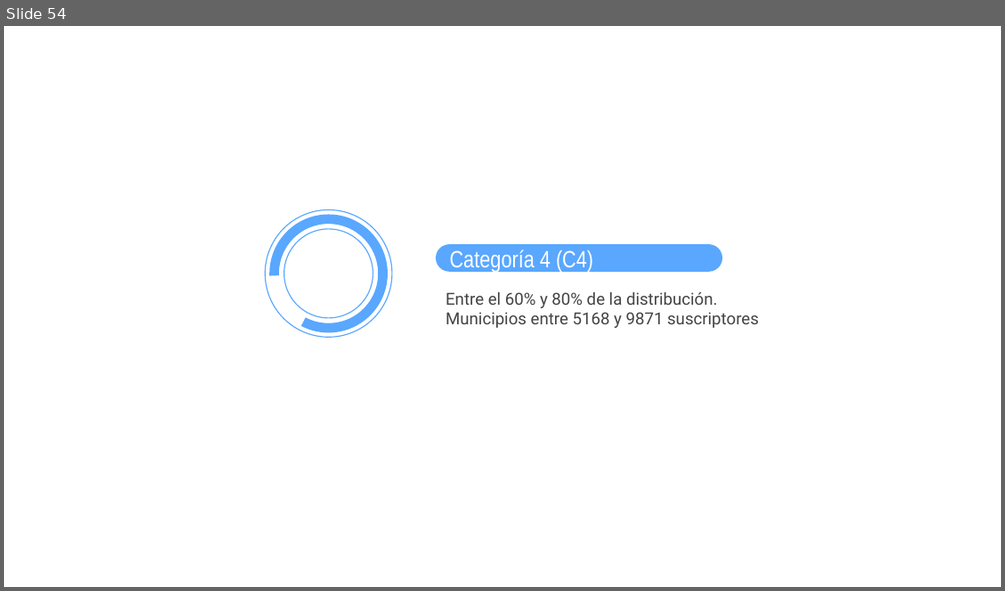
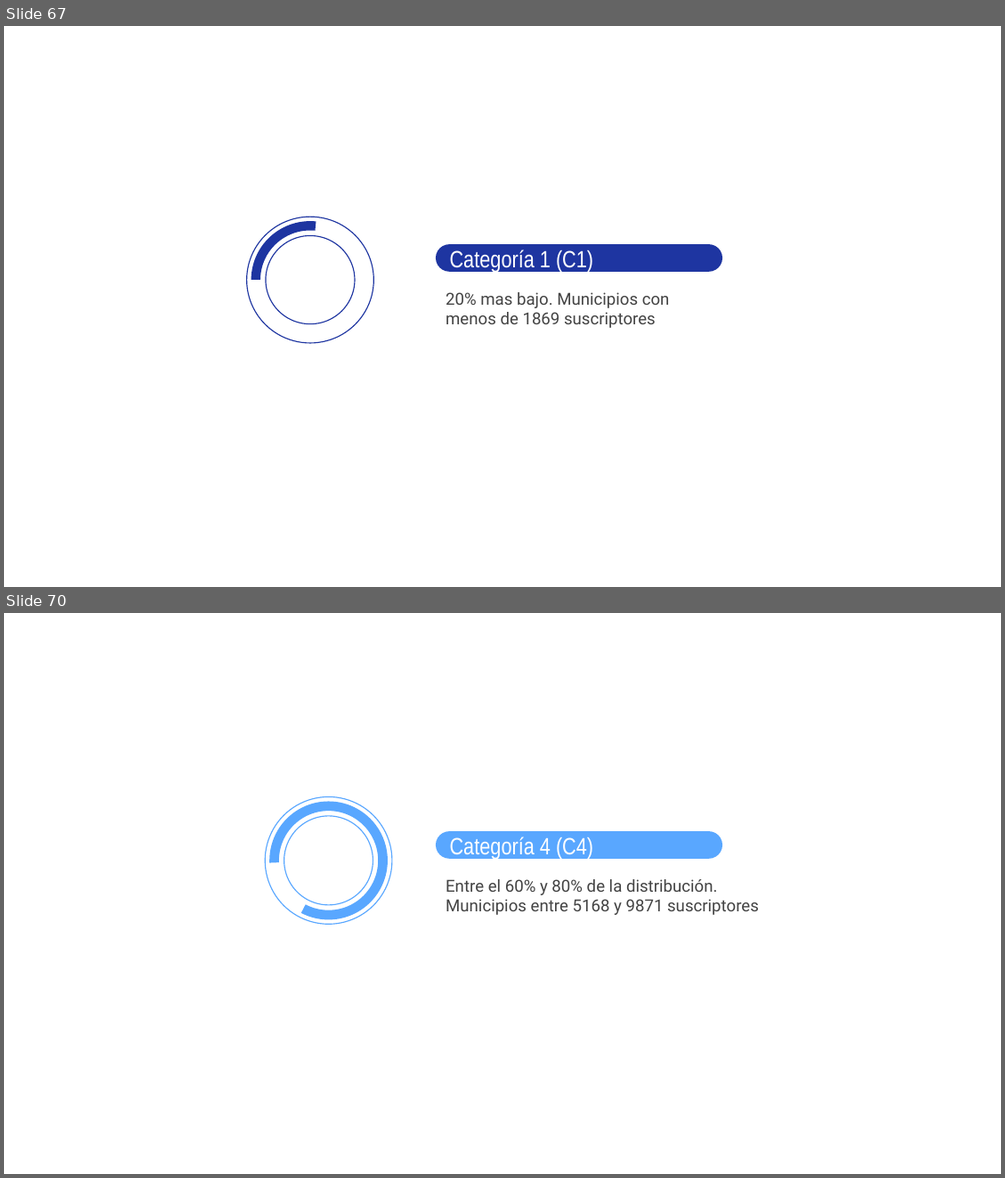
Before and after one commit to jtabordaj/research_eslatina, a slide deck: reporte_estadistico/presentacion/presentacionCategorias/presentation.pptx. Shown one above the other, each under a label of ours: slide 54 before the commit, slides 67 and 70 after it; the slides between them are not shown. The pictures are 1005x591 and 1005x1178 pixels, drawn with LibreOffice and Linux fonts; fonts in the diff are those of the drawing. Boxes give left, top, right and bottom in pixels: in the first picture for what was removed or moved away, otherwise in the second. Text is boxed around its words. In the diff, an @@ line names an element or a change of style, - is before the commit and + after.

```diff
--- a/reporte_estadistico/presentacion/presentacionCategorias/presentation.pptx
+++ b/reporte_estadistico/presentacion/presentacionCategorias/presentation.pptx
@@ slide 67 added at [4,26,1001,587], background #FFFFFF @@
@@ donut added at [246,216,372,343], outline #1E35A1 0.75 pt @@
@@ arch (boxed as its full ring) added at [251,222,370,339], fill #1E35A1 @@
@@ rounded rectangle added at [436,244,723,272], fill #1E35A1, 17 pt, text #FFFFFF @@
+Categoría 1 (C1)
@@ text added at [445,292,670,328], 12 pt, text #434343 @@
+20% mas bajo. Municipios con menos de 1869 suscriptores
@@ what was slide 54 is now slide 70 @@
```
Also in this commit, not shown: 2 slides changed, 16 other slides added, 22 other files.
